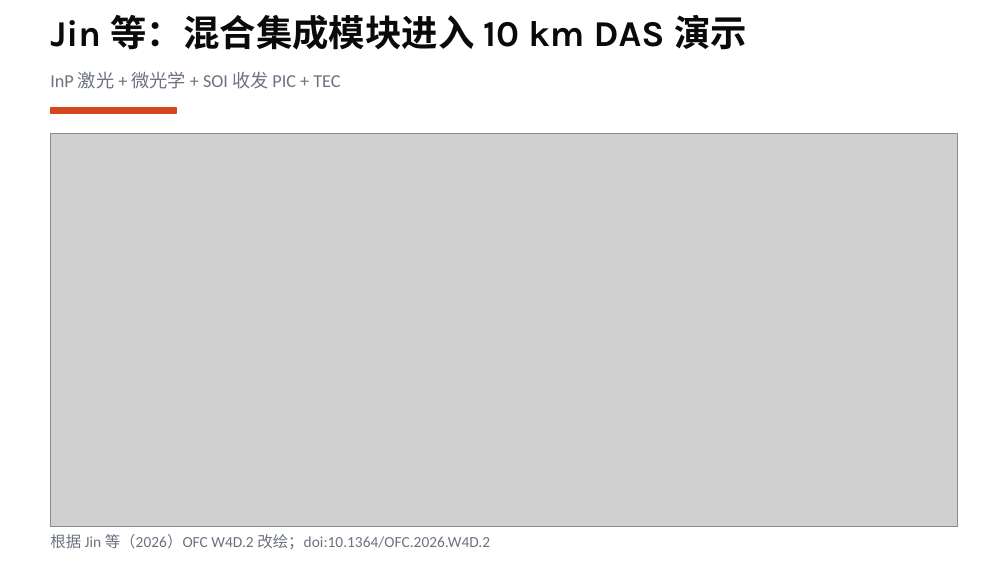
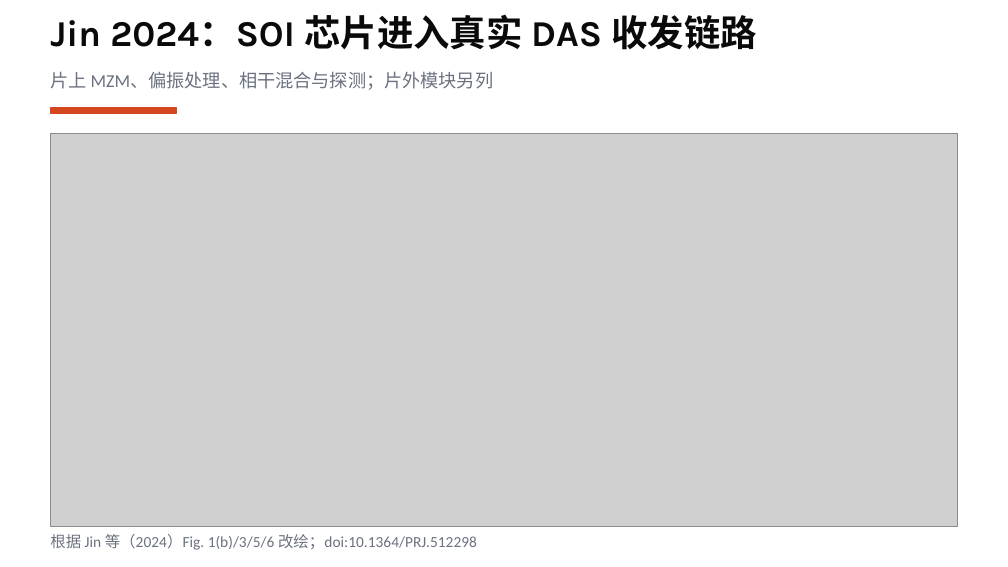
Before and after one commit to LlewynDavis/PIC_Harness_Research, a slide deck: slide 5 of presentations/task-010-group-meeting-rebuild/PIC_Harness_Research_首次组会调研_20页.pptx (slide 6 before the commit). Drawn at 1008x567 pixels with LibreOffice and Linux fonts; fonts in the diff are those of the drawing; grey boxes stand for pictures. Boxes give left, top, right and bottom in pixels: in the first picture for what was removed or moved away, otherwise in the second. Text is boxed around its words. In the diff, an @@ line names an element or a change of style, - is before the commit and + after.

```diff
--- a/presentations/task-010-group-meeting-rebuild/PIC_Harness_Research_首次组会调研_20页.pptx
+++ b/presentations/task-010-group-meeting-rebuild/PIC_Harness_Research_首次组会调研_20页.pptx
@@ text at box(50, 15, 758, 50): text changed @@
-Jin 等：混合集成模块进入 10 km DAS 演示
+Jin 2024：SOI 芯片进入真实 DAS 收发链路
@@ text at box(50, 71, 494, 90): text changed @@
-InP 激光 + 微光学 + SOI 收发 PIC + TEC
+片上 MZM、偏振处理、相干混合与探测；片外模块另列
@@ text at box(50, 534, 477, 550): text changed @@
-根据 Jin 等（2026）OFC W4D.2 改绘；doi:10.1364/OFC.2026.W4D.2
+根据 Jin 等（2024）Fig. 1(b)/3/5/6 改绘；doi:10.1364/PRJ.512298
```
Also in this commit, not shown: 6 other slides changed, 3 slides added, 3 slides removed, 27 other files.
